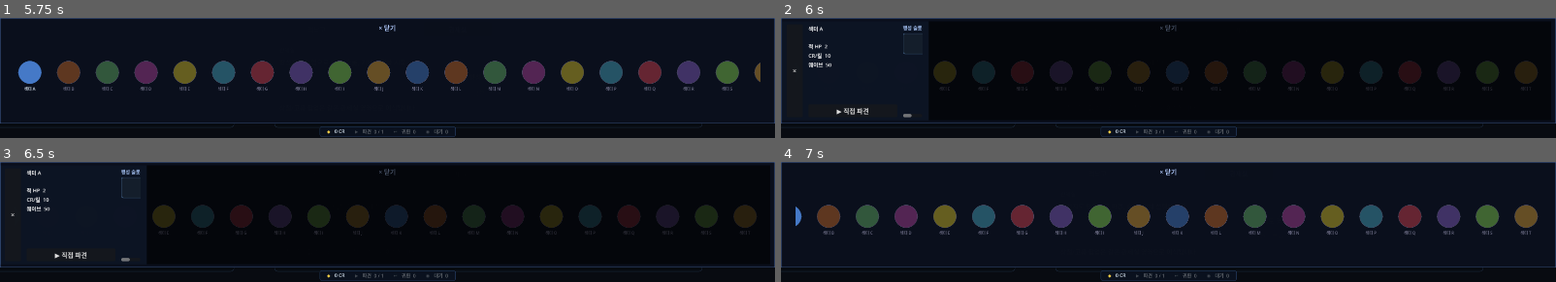
Above: before the commit, frames 1-4 (two rows, left to right).
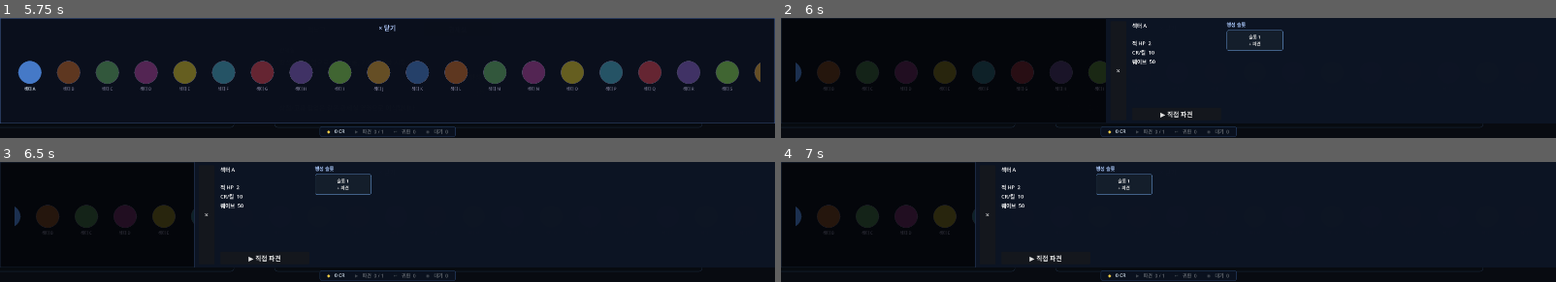
Above: after the commit, the same moments.

Repository: havergooday/dockclicker
Game: Godot game, scene res://scenes/main/main.tscn
Same seed, same stepped clock (60 frames per second), same inputs: the game is played once before the commit and once after it.
Inputs (mouse positions are in pixels of both pictures, inside the frame that each line leads up to):
- Up to frame 1 (5.75 s): click "항성지도 열기" at 0.5 s; click "격납고" at 1.25 s; click "브릿지" at 2 s; click "관제실" at 2.75 s; click "항성지도 열기" at 3.5 s; click "× 닫기" at 4.25 s; click "항성지도 열기" at 5 s
- Up to frame 2 (6 s): click (812, 76) at 5.77 s
- Up to frame 3 (6.5 s): no input
- Up to frame 4 (7 s): click (788, 220) at 6.52 s

Frame 1 is identical in both runs. In frame 2, 6.6% of the frame differs, in the area x 0-100%, y 0-88%; in frame 3, 7.1%; in frame 4, 12%.

Commit message:
fix: move detail_overlay and slide_panel to self to fix 75% width
PanelContainer overrides child anchor/offset settings, so slide_panel
was rendering full-width instead of 75%. Moving both nodes to be direct
children of self (root Control) with explicit anchor_bottom=0 and
offset_bottom=POPUP_HEIGHT to match _main_panel geometry.

Co-Authored-By: Claude Sonnet 4.6 <noreply@anthropic.com>

Diff:
--- a/scripts/ui/star_map_popup.gd
+++ b/scripts/ui/star_map_popup.gd
@@ -180,11 +180,16 @@
 
 func _build_detail_overlay() -> void:
 	_detail_overlay = ColorRect.new()
-	_detail_overlay.set_anchors_preset(Control.PRESET_FULL_RECT)
+	_detail_overlay.anchor_left = 0.0
+	_detail_overlay.anchor_top = 0.0
+	_detail_overlay.anchor_right = 1.0
+	_detail_overlay.anchor_bottom = 0.0
+	_detail_overlay.offset_top = 0.0
+	_detail_overlay.offset_bottom = POPUP_HEIGHT
 	_detail_overlay.color = Color(0, 0, 0, 0.60)
 	_detail_overlay.visible = false
 	_detail_overlay.mouse_filter = Control.MOUSE_FILTER_STOP
-	_main_panel.add_child(_detail_overlay)
+	add_child(_detail_overlay)
 
 
 func _build_slide_panel() -> void:
@@ -192,11 +197,11 @@
 	_slide_panel.anchor_left = 0.25
 	_slide_panel.anchor_top = 0.0
 	_slide_panel.anchor_right = 1.0
-	_slide_panel.anchor_bottom = 1.0
+	_slide_panel.anchor_bottom = 0.0
+	_slide_panel.offset_top = 0.0
+	_slide_panel.offset_bottom = POPUP_HEIGHT
 	_slide_panel.offset_left = 0.0
 	_slide_panel.offset_right = 0.0
-	_slide_panel.offset_top = 0.0
-	_slide_panel.offset_bottom = 0.0
 	_slide_panel.visible = false
 	var slide_style := StyleBoxFlat.new()
 	slide_style.bg_color = Color(0.05, 0.08, 0.14, 0.98)
@@ -210,7 +215,7 @@
 	slide_style.content_margin_top = 8
 	slide_style.content_margin_bottom = 8
 	_slide_panel.add_theme_stylebox_override("panel", slide_style)
-	_main_panel.add_child(_slide_panel)
+	add_child(_slide_panel)
 
 	var row := HBoxContainer.new()
 	row.set_anchors_and_offsets_preset(Control.PRESET_FULL_RECT)
@@ -566,7 +571,7 @@
 
 
 func _enter_detail_mode() -> void:
-	var off := maxf(_main_panel.size.x, 800.0)
+	var off := maxf(size.x, 800.0)
 	_detail_overlay.visible = true
 	_slide_panel.offset_left = off
 	_slide_panel.offset_right = off
@@ -578,7 +583,7 @@
 
 
 func _exit_detail_mode() -> void:
-	var off := maxf(_main_panel.size.x, 800.0)
+	var off := maxf(size.x, 800.0)
 	var tween := create_tween()
 	tween.set_parallel(true)
 	tween.tween_property(_slide_panel, "offset_left", off, 0.20).set_ease(Tween.EASE_IN).set_trans(Tween.TRANS_SINE)
